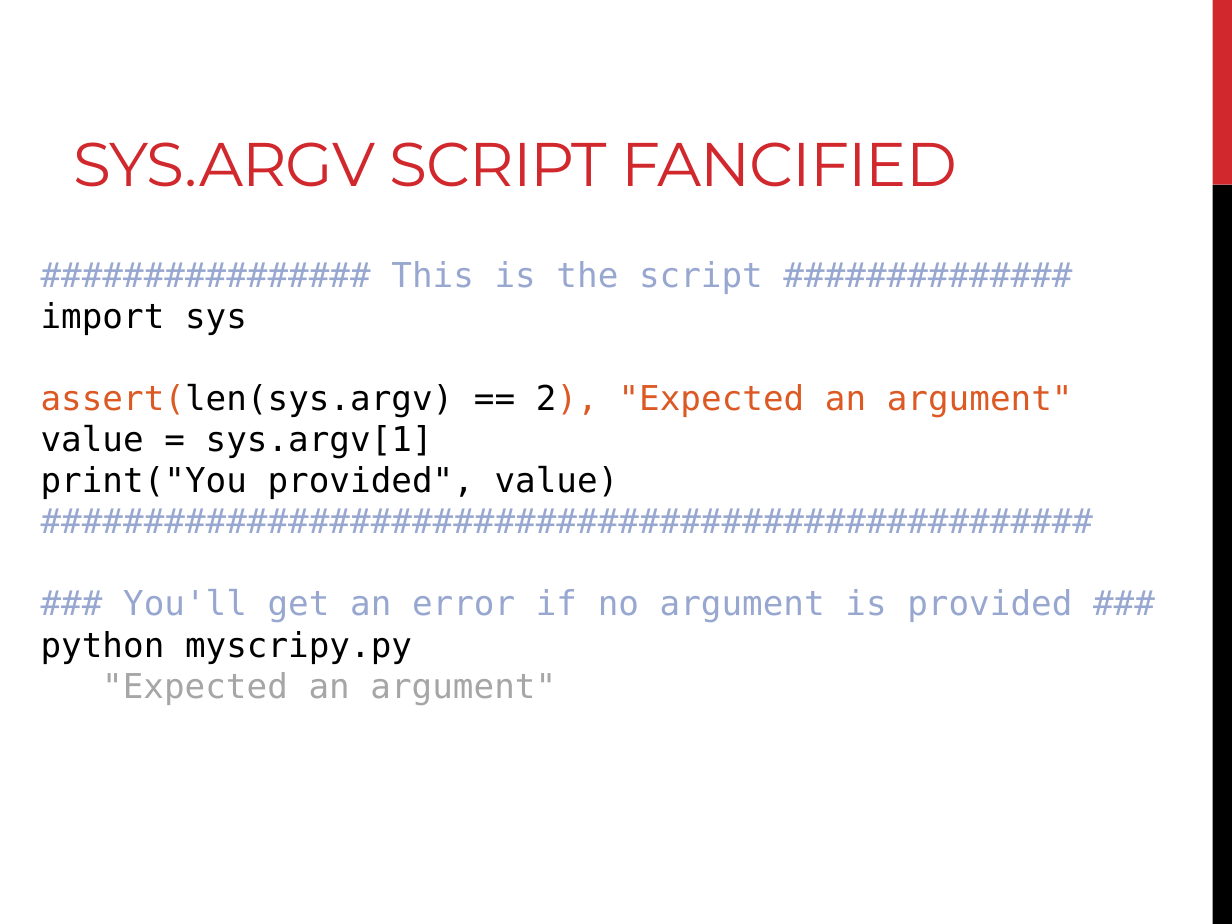
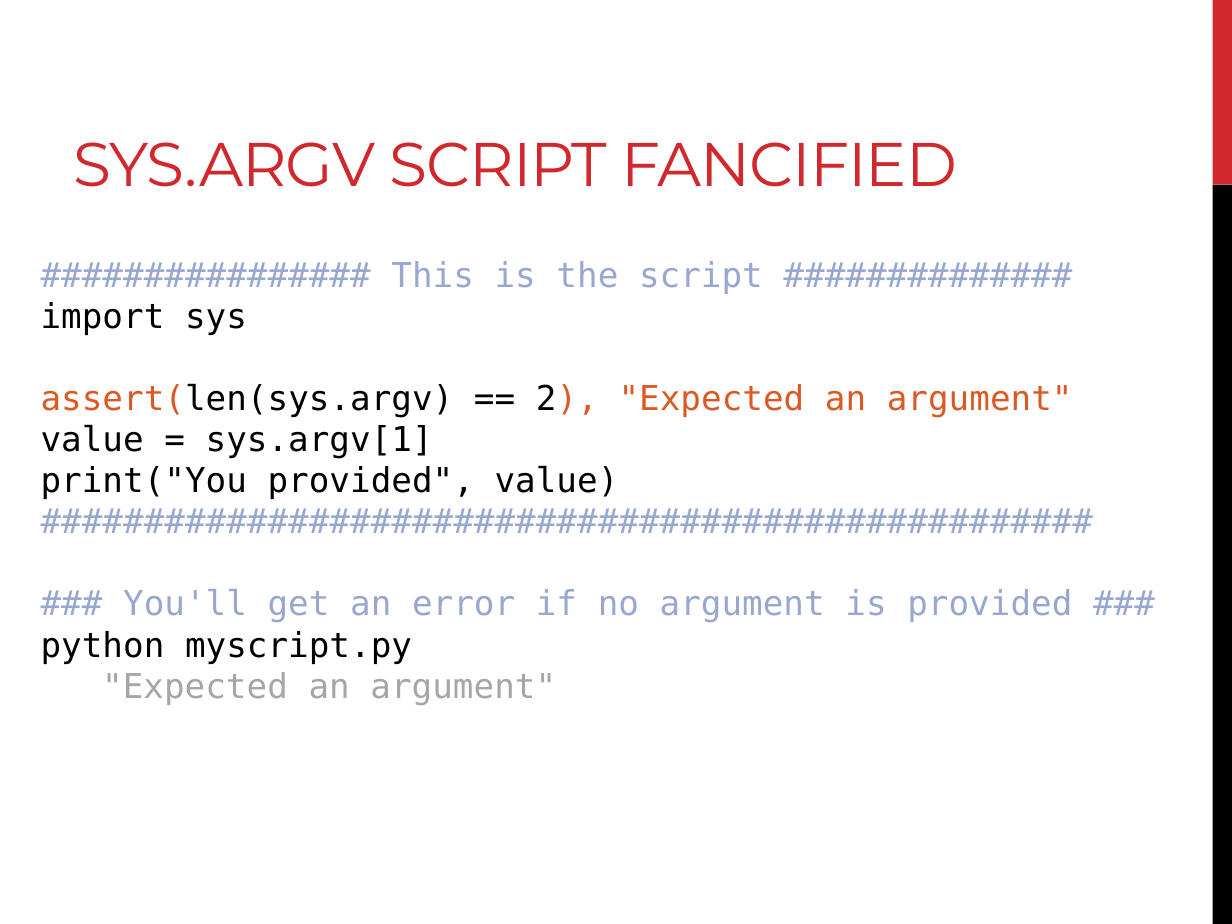
Before and after one commit to sjspielman/bdib2018_python, a slide deck: slide 48 of files/slides/slides_day4.pptx. Drawn at 1232x924 pixels with LibreOffice and Linux fonts; fonts in the diff are those of the drawing. Boxes give left, top, right and bottom in pixels: in the first picture for what was removed or moved away, otherwise in the second. Text is boxed around its words. In the diff, an @@ line names an element or a change of style, - is before the commit and + after.

```diff
--- a/files/slides/slides_day4.pptx
+++ b/files/slides/slides_day4.pptx
@@ text at [41,631,412,664]: text changed @@
-python myscripy.py
+python myscript.py
```
Also in this commit, not shown: 7 other slides changed, 1 other file.
